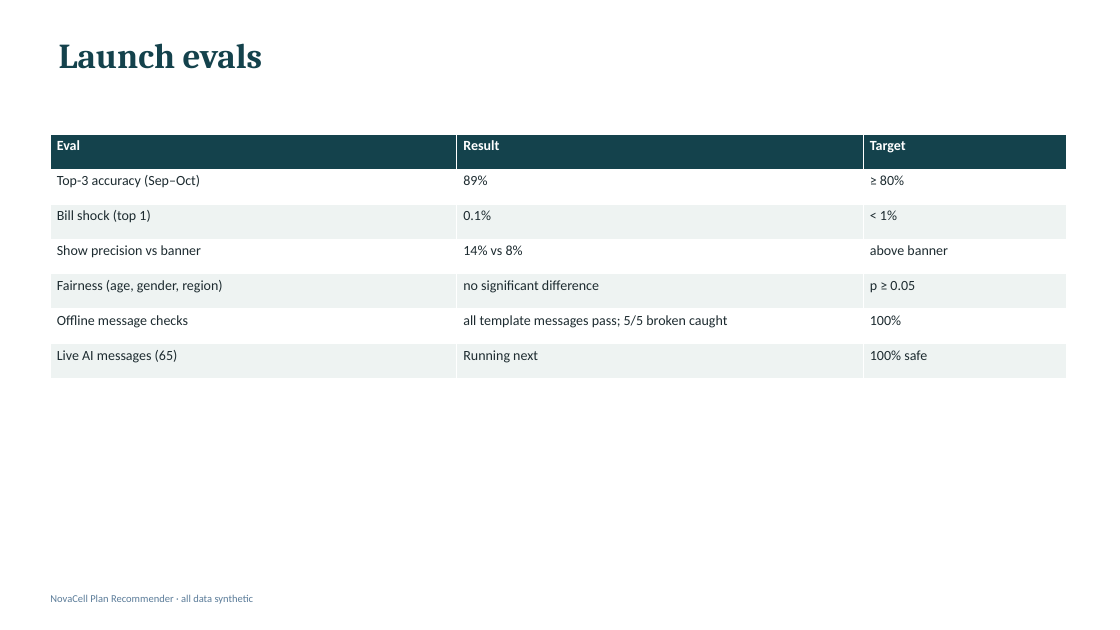
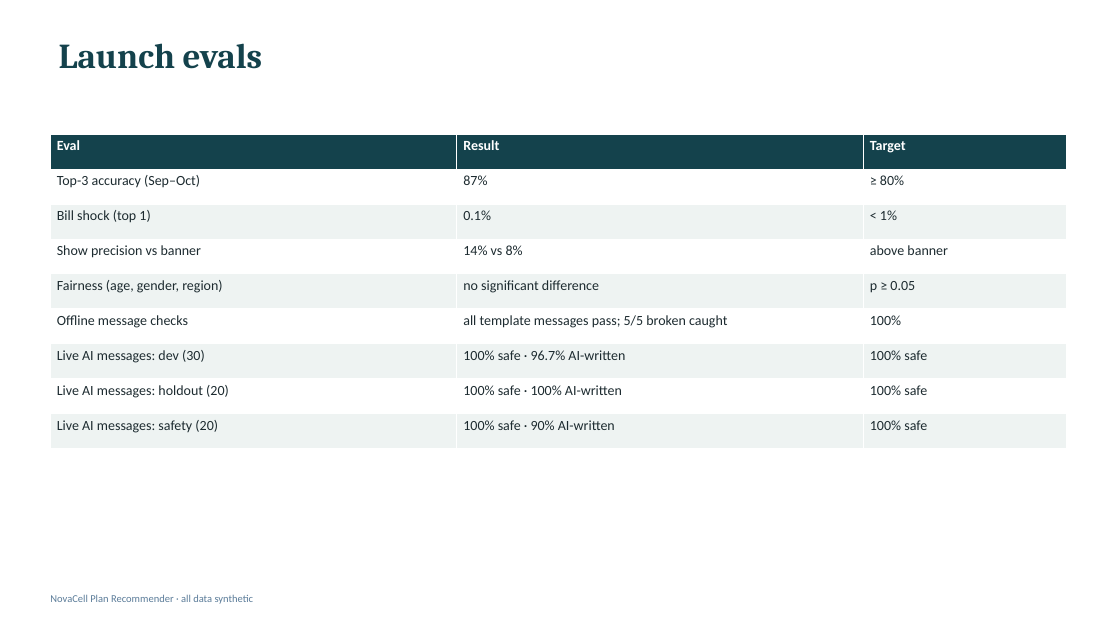
Before and after one commit to ashokburasiya93/novacell-plan-recommender, a slide deck: slide 12 of deliverables/6. Presentation - NovaCell Plan Recommender.pptx. Drawn at 1120x630 pixels with LibreOffice and Linux fonts; fonts in the diff are those of the drawing. Boxes give left, top, right and bottom in pixels: in the first picture for what was removed or moved away, otherwise in the second. Text is boxed around its words. In the diff, an @@ line names an element or a change of style, - is before the commit and + after.

```diff
--- a/deliverables/6. Presentation - NovaCell Plan Recommender.pptx
+++ b/deliverables/6. Presentation - NovaCell Plan Recommender.pptx
@@ table at bbox=[50, 134, 1067, 449] @@
-row 2, column 2: 89%
+row 2, column 2: 87%
-row 7: Live AI messages (65) | Running next | 100% safe
+row 7: Live AI messages: dev (30) | 100% safe · 96.7% AI-written | 100% safe
+row 8: Live AI messages: holdout (20) | 100% safe · 100% AI-written | 100% safe
+row 9: Live AI messages: safety (20) | 100% safe · 90% AI-written | 100% safe
```
Also in this commit, not shown: 7 other slides changed, 13 other files.
